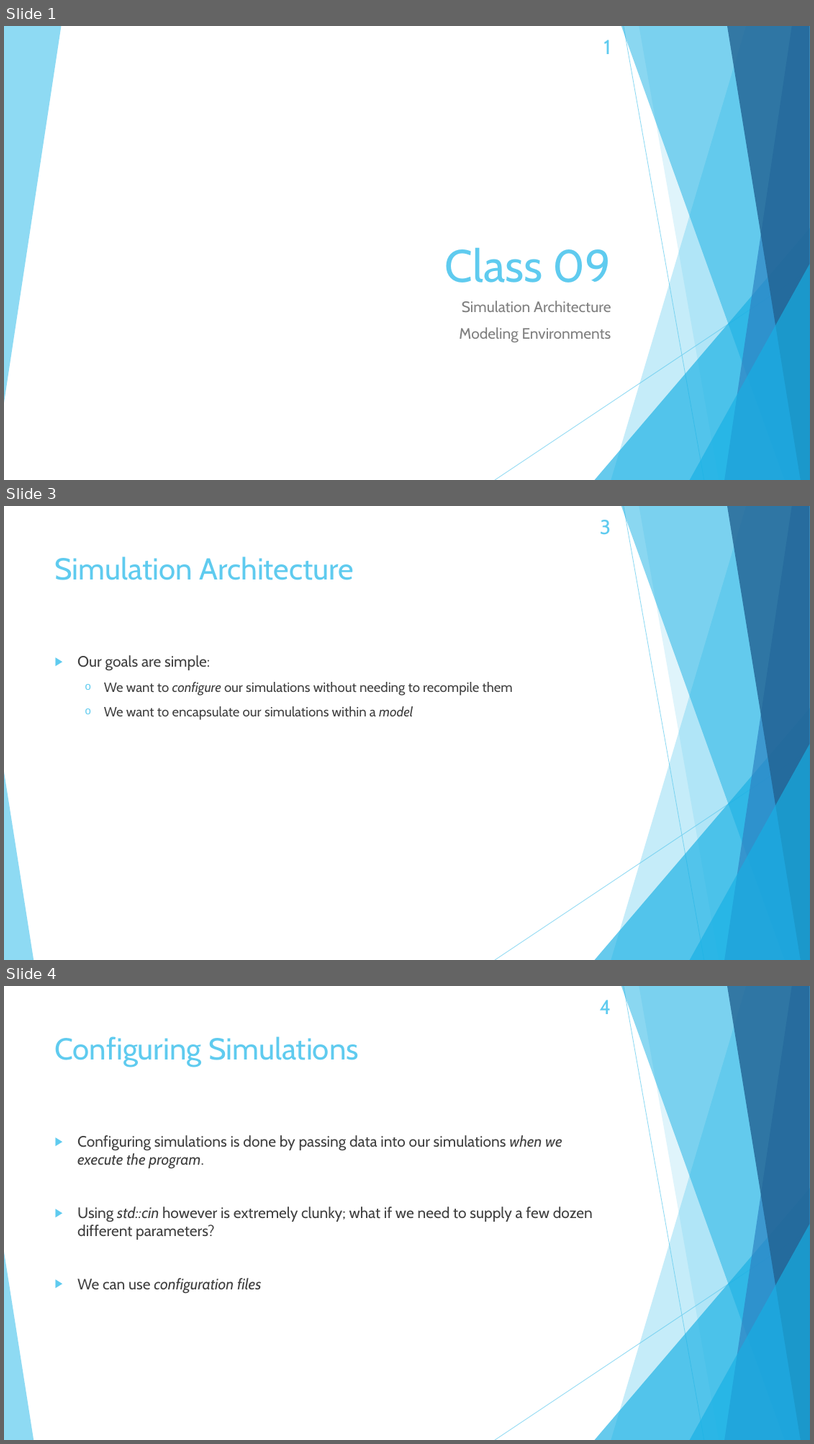
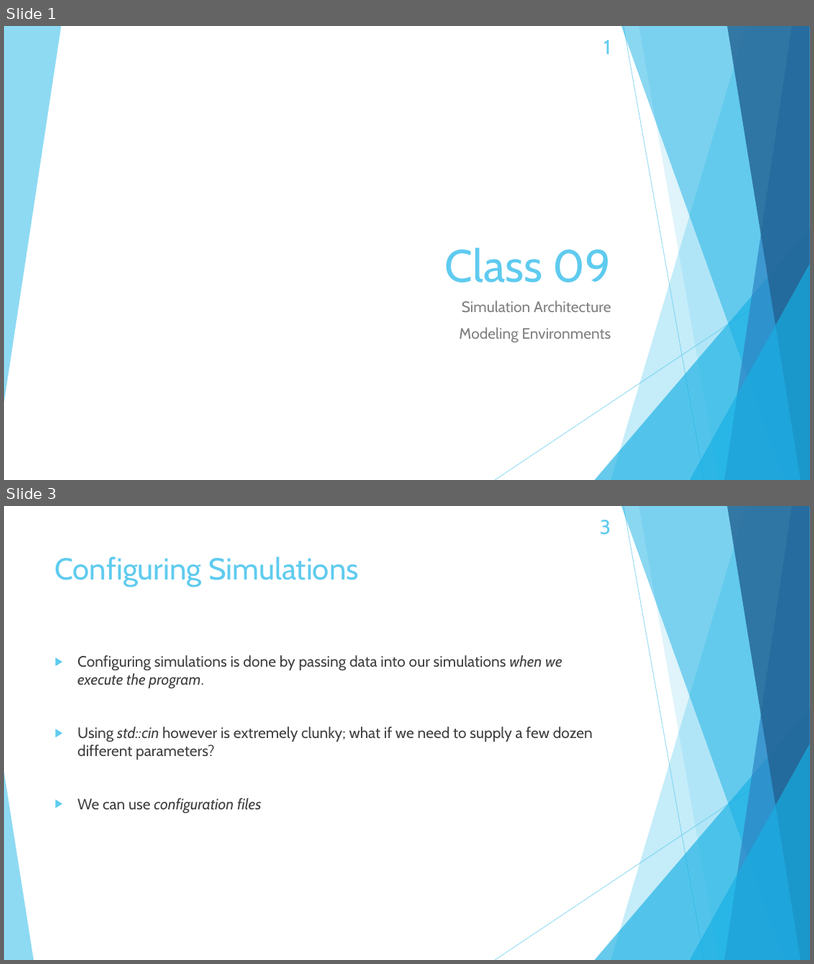
Before and after one commit to ruc-sci-comp/cpp-class-notes, a slide deck: class-09/Class 09.pptx. Shown one above the other, each under a label of ours: slides 1, 3 and 4 before the commit, slides 1 and 3 after it; the slides between them are not shown. The pictures are 814x1444 and 814x964 pixels, drawn with LibreOffice and Linux fonts; fonts in the diff are those of the drawing. Boxes give left, top, right and bottom in pixels: in the first picture for what was removed or moved away, otherwise in the second. Text is boxed around its words. In the diff, an @@ line names an element or a change of style, - is before the commit and + after.

```diff
--- a/class-09/Class 09.pptx
+++ b/class-09/Class 09.pptx
@@ slide 3 removed at box(4, 506, 810, 960), background #FFFFFF; not listed: 11 template elements that a slide beside it also shows @@
@@ title removed at box(55, 556, 354, 580) @@
-Simulation Architecture
@@ text removed at box(77, 655, 513, 720) @@
-▶ Our goals are simple:
-  o We want to configure our simulations without needing to recompile them
-  o We want to encapsulate our simulations within a model
@@ what was slide 4 is now slide 3 @@
@@ page number at box(600, 520, 611, 535): text changed @@
-4
+3
```
Also in this commit, not shown: 1 slide changed, 2 other slides removed, 2 other files.
